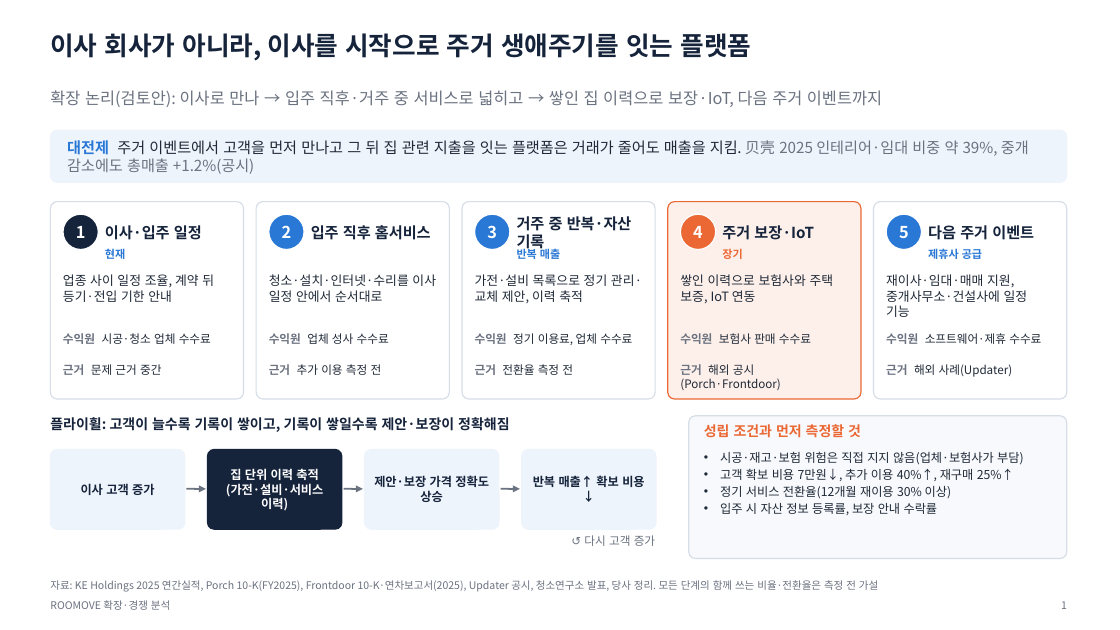
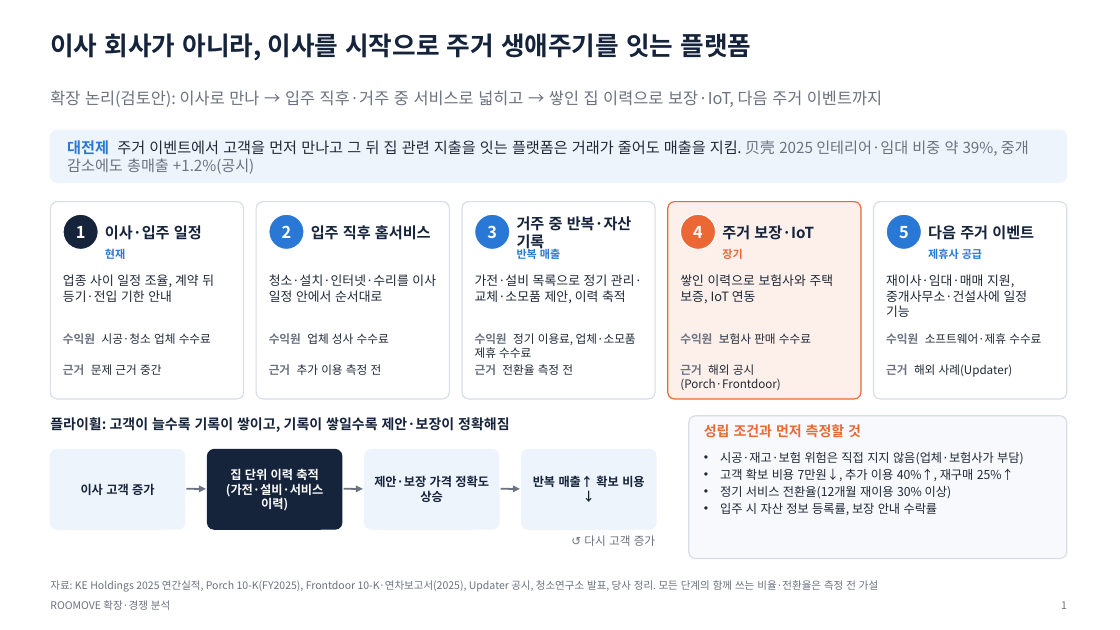
Before and after one commit to stwpst10-collab/teoo, a slide deck: slide 1 of 20-ROOMOVE/산출물/ROOMOVE 확장 논리 1p 2026-11-27 v2.pptx. Drawn at 1120x630 pixels with LibreOffice and Linux fonts; fonts in the diff are those of the drawing. Boxes give left, top, right and bottom in pixels: in the first picture for what was removed or moved away, otherwise in the second. Text is boxed around its words. In the diff, an @@ line names an element or a change of style, - is before the commit and + after.

```diff
--- a/20-ROOMOVE/산출물/ROOMOVE 확장 논리 1p 2026-11-27 v2.pptx
+++ b/20-ROOMOVE/산출물/ROOMOVE 확장 논리 1p 2026-11-27 v2.pptx
@@ text at [475,274,642,303]: text changed @@
-가전·설비 목록으로 정기 관리·교체 제안, 이력 축적
+가전·설비 목록으로 정기 관리·교체·소모품 제안, 이력 축적
@@ text at [475,333,636,358]: text changed @@
-수익원 정기 이용료, 업체 수수료
+수익원 정기 이용료, 업체·소모품 제휴 수수료
```
Also in this commit, not shown: 4 other files.
